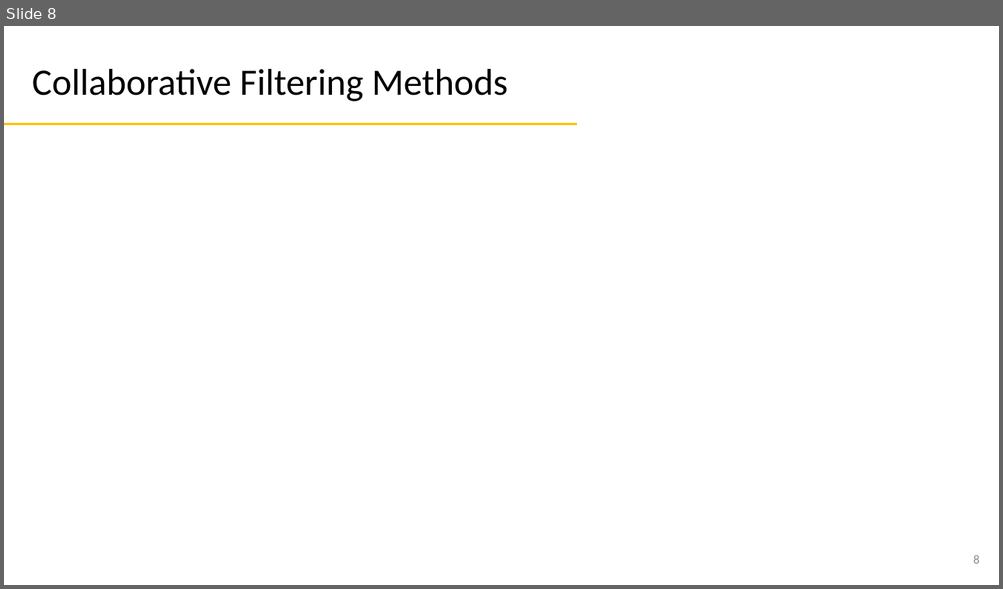
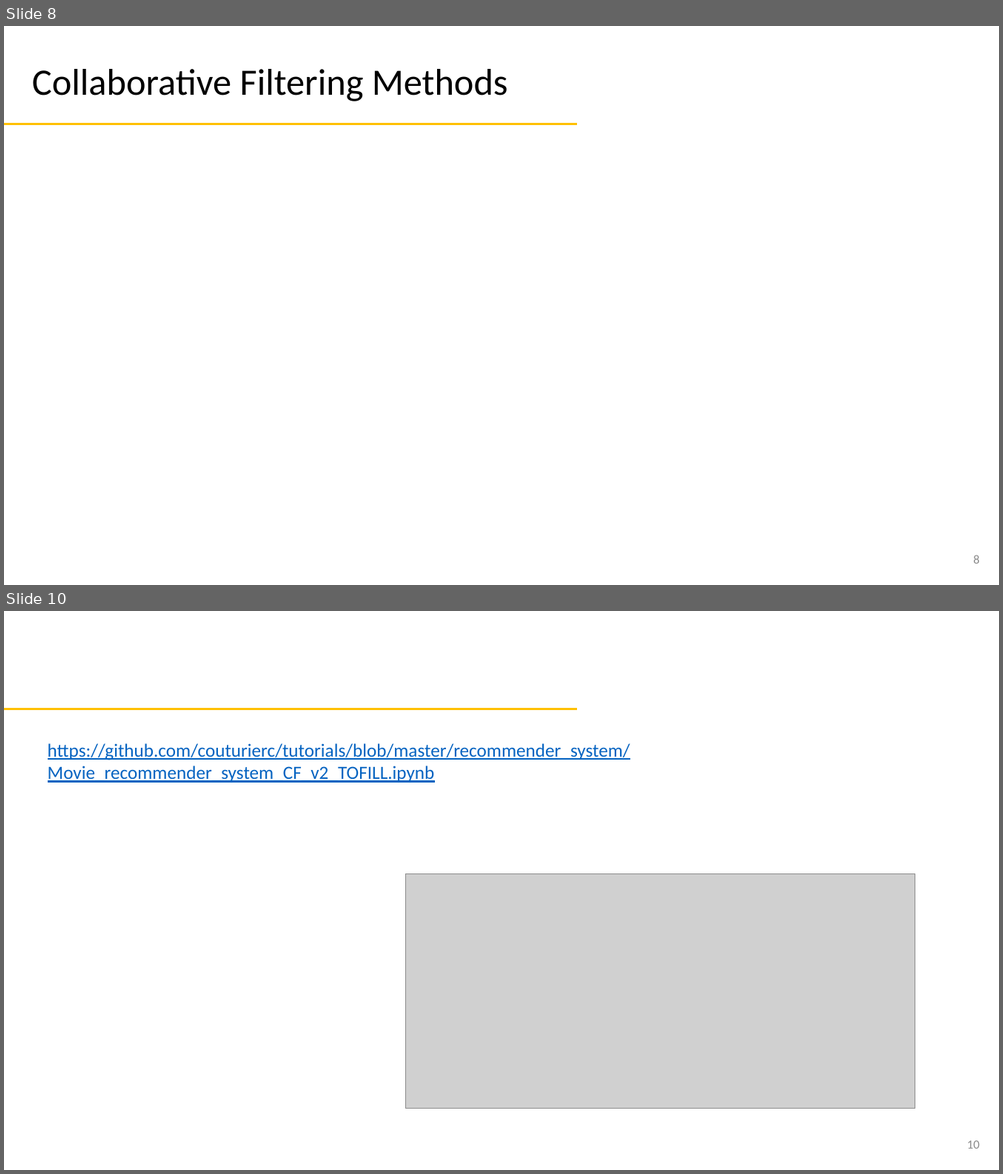
Before and after one commit to dhirajsuvarna/learning, a slide deck: ai_concepts/recommender_systems.pptx. Shown one above the other, each under a label of ours: slide 8 before the commit, slides 8 and 10 after it; the slides between them are not shown. The pictures are 1003x589 and 1003x1174 pixels, drawn with LibreOffice and Linux fonts; fonts in the diff are those of the drawing; grey boxes stand for pictures. Boxes give left, top, right and bottom in pixels: in the first picture for what was removed or moved away, otherwise in the second. Text is boxed around its words. In the diff, an @@ line names an element or a change of style, - is before the commit and + after.

```diff
--- a/ai_concepts/recommender_systems.pptx
+++ b/ai_concepts/recommender_systems.pptx
@@ slide 10 added at (4, 611, 999, 1170), background #FFFFFF; not listed: 1 template element that a slide beside it also shows @@
@@ text added at (48, 743, 630, 783), 18 pt, text #0563C1, underline @@
+https://github.com/couturierc/tutorials/blob/master/recommender_system/Movie_recommender_system_CF_v2_TOFILL.ipynb
@@ picture added at (406, 874, 915, 1109) @@
@@ page number added at (967, 1141, 979, 1149), 12 pt, text #8C8C8C @@
+10
```
Also in this commit, not shown: 1 slide changed, 1 other slide added, 48 other files.
